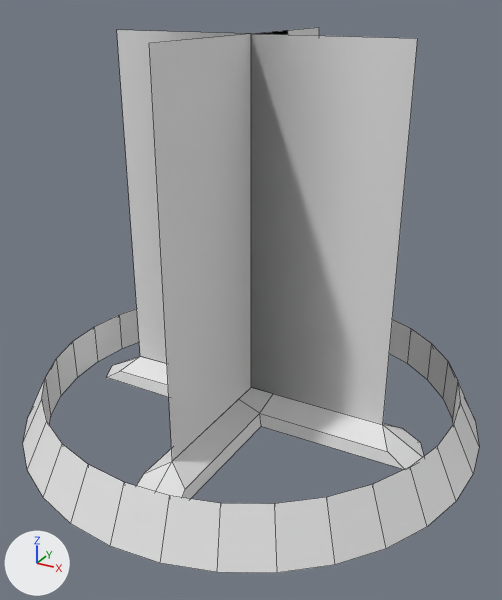
The FBX model Assets/Gravity Plate.fbx, before and after one commit.
Both versions are drawn from a 50 mm lens placed at (1.64, -2.98, 2.16), pointed at (0.06, -0.11, 0.72). Lighting does not change. The marker at lower left points along +X, +Y and +Z. Mesh edges are drawn as thin lines. Where no turn or scale is listed for an object, it has been applied to the vertices.

In view in the first picture: 'Gravity Plate'.
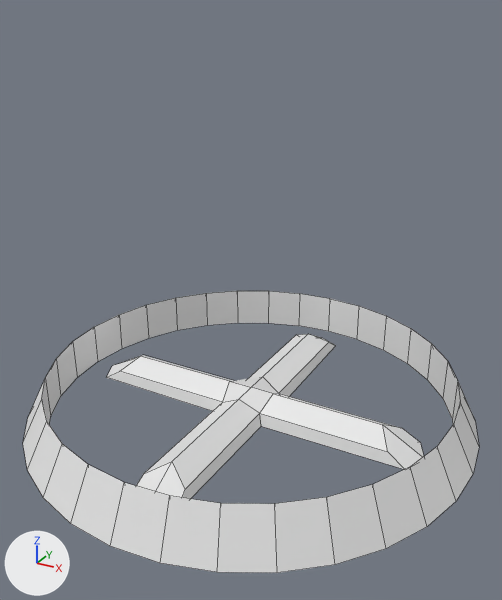
The change, as a list of edits to the scene's bpy script:
```text
Change me_cylinder:
    where me_cylinder.from_pydata(...)  # 138 vertices, 96 faces; spans x -1.25..1.25, y -1.25..1.25, z 0.0..2.0
    used by ob_gravity_plate; location = (0.0, 0.0, 0.0)
    verts and faces of me_cylinder; kept vertices keep their numbers, new ones are numbered from 138
    before: 122 (0.0, 0.78, 0.13), 127 (-0.78, 0.0, 0.13) at pixel (140, 356), 130 (0.0, 0.0, 0.13) at pixel (251, 387), 131 (0.0, -0.78, 0.13) at pixel (172, 461), 132 (0.78, 0.0, 0.13) at pixel (382, 424)
    before: 133 (0.0, 0.0, 2.0) at pixel (251, 33), 134 (0.0, 0.78, 2.0) at pixel (319, 27), 135 (0.0, -0.78, 2.0) at pixel (149, 43), 136 (-0.78, 0.0, 2.0) at pixel (116, 29), 137 (0.78, 0.0, 2.0) at pixel (417, 38)
    me_cylinder part 1
    add delete_vertices([*range(133, 138)])  # with the faces that use them
```

What differs and where, as boxes [x1, y1, x2, y2] in the pictures (502 x 600 px):
'Gravity Plate', reshaped (48% shorter)
    before: [23, 27, 479, 573]
    after: [23, 291, 479, 573]
part 1 of me_cylinder, deleted
    before: [117, 27, 418, 461]
